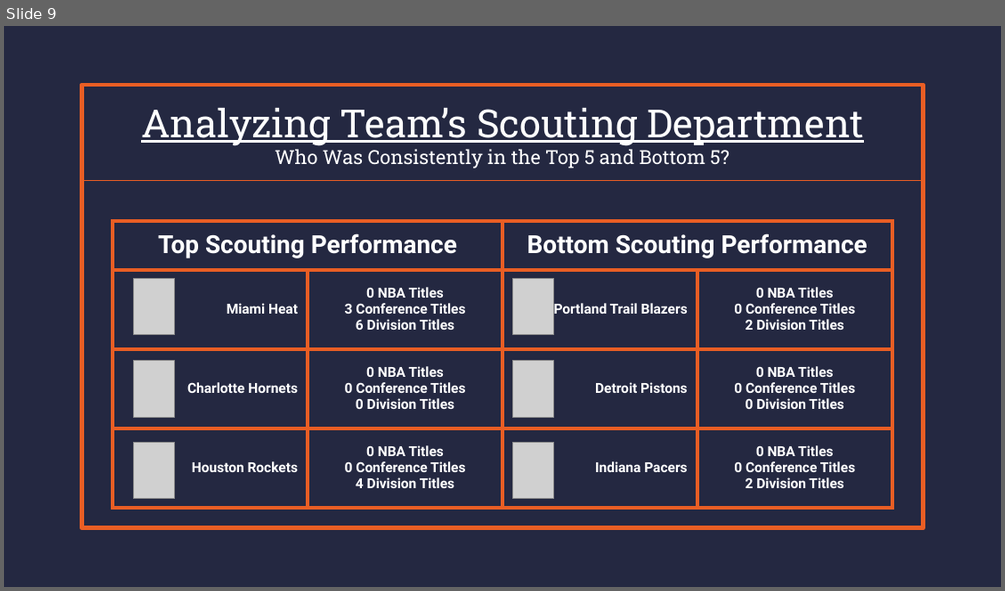
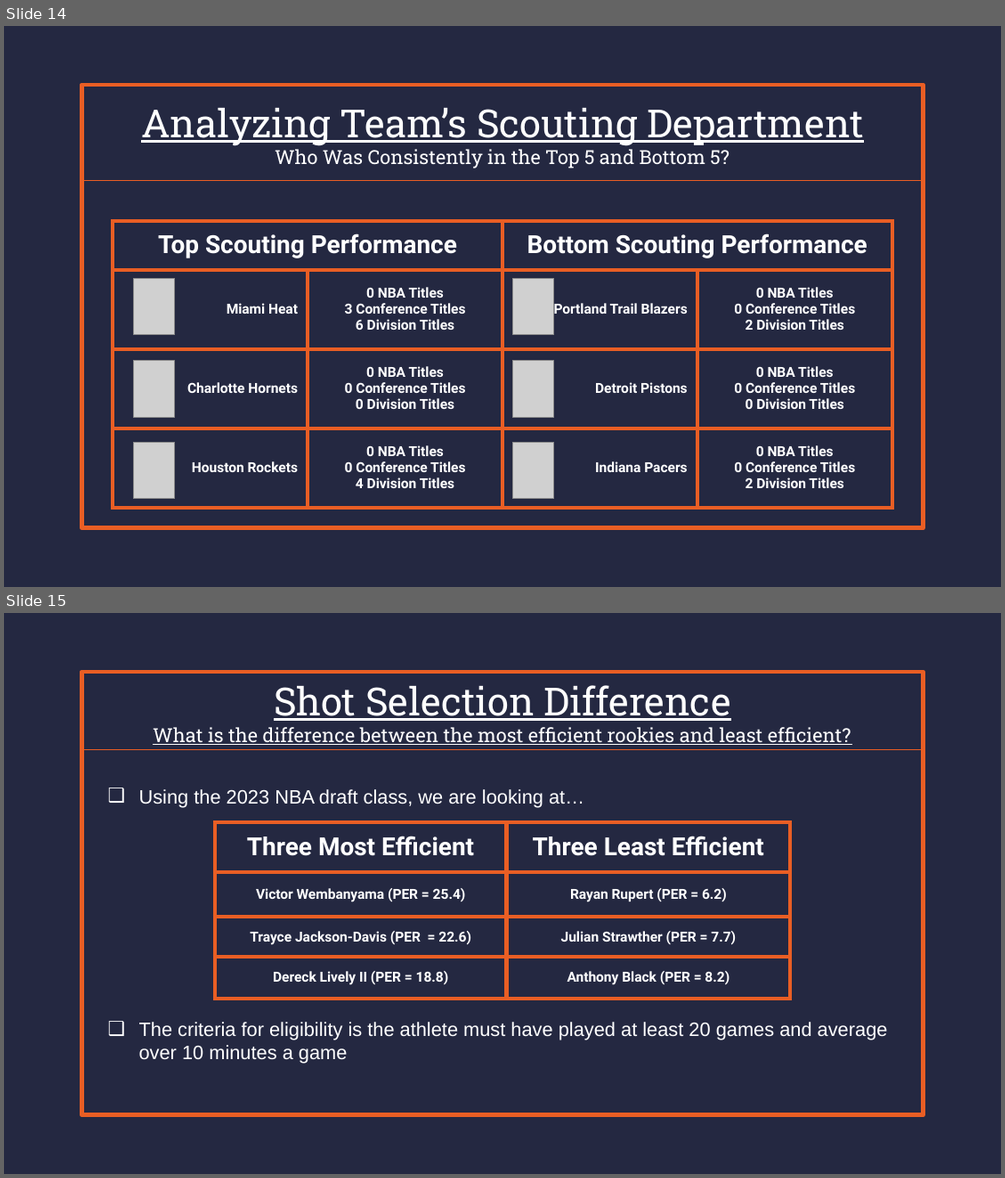
Before and after one commit to Zavello/capstone_DA12_NBA, a slide deck: CapStone Presentation.pptx. Shown one above the other, each under a label of ours: slide 9 before the commit, slides 14 and 15 after it. The pictures are 1005x591 and 1005x1178 pixels, drawn with LibreOffice and Linux fonts; fonts in the diff are those of the drawing; grey boxes stand for pictures. Boxes give left, top, right and bottom in pixels: in the first picture for what was removed or moved away, otherwise in the second. Text is boxed around its words. In the diff, an @@ line names an element or a change of style, - is before the commit and + after.

Commit message:
least_eff_shotchart

```diff
--- a/CapStone Presentation.pptx
+++ b/CapStone Presentation.pptx
@@ slide 15 added at <box>4,613,1001,1174</box>, background #242841; not listed: 1 template element that a slide beside it also shows @@
@@ rectangle added at <box>81,673,923,749</box>, outline #E95E24 0.75 pt, 14 pt, text #FFFFFF, underline @@
+Shot Selection Difference
+What is the difference between the most efficient rookies and least efficient?
@@ text added at <box>139,789,888,1063</box>, 14 pt, text #FFFFFF @@
+❑ Using the 2023 NBA draft class, we are looking at…
+❑ The criteria for eligibility is the athlete must have played at least 20 games and average over 10 minutes a game
@@ table added at <box>214,822,791,998</box>, 4 rows, 2 columns @@
+Three Most Efficient | Three Least Efficient
+Victor Wembanyama (PER = 25.4) | Rayan Rupert (PER = 6.2)
+Trayce Jackson-Davis (PER = 22.6) | Julian Strawther (PER = 7.7)
+Dereck Lively II (PER = 18.8) | Anthony Black (PER = 8.2)
@@ what was slide 9 is now slide 14 @@
```
Also in this commit, not shown: 1 slide changed, 6 other slides added, 11 other files.
